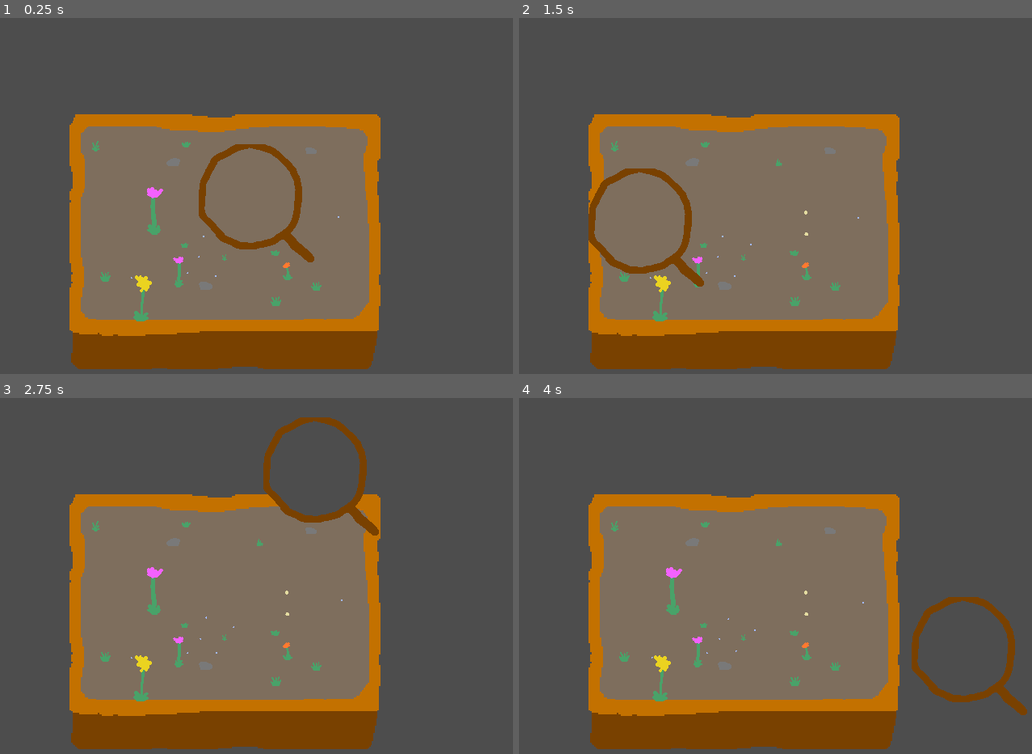
Above: before the commit, frames 1-4 (two rows, left to right).
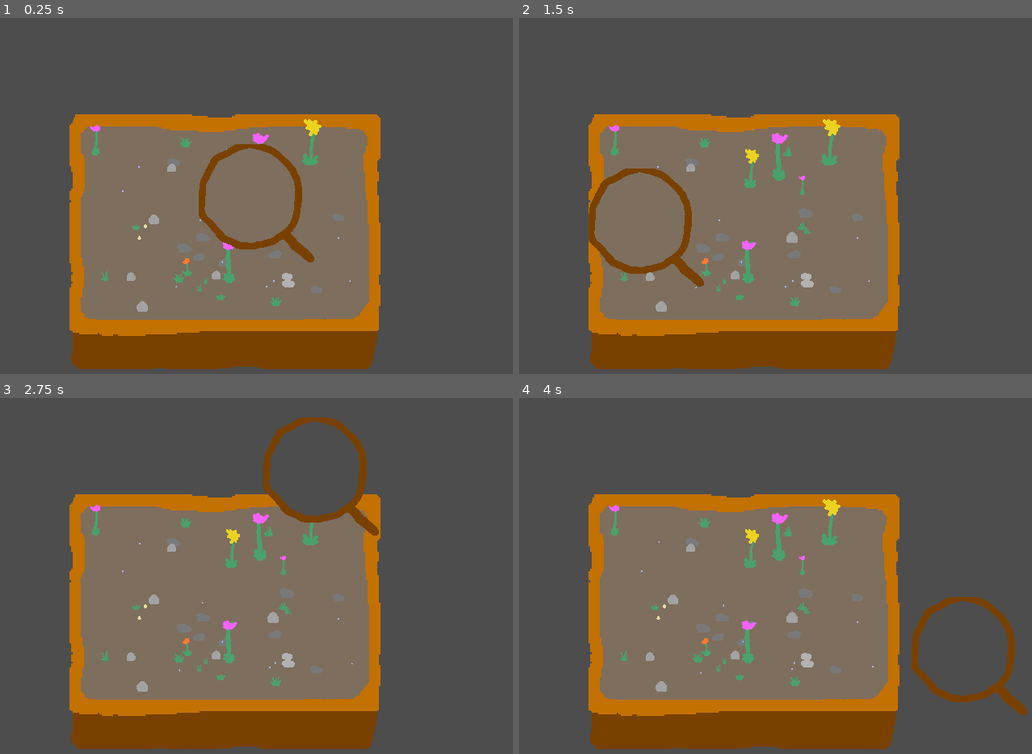
Above: after the commit, the same moments.

Repository: martindzejky/pot-life
Game: Godot game, scene res://main.tscn
The game is run twice, just before and just after one commit, with the same random seed, the same clock (stepped at 60 frames per second) and the same inputs.
Inputs (mouse positions are in pixels of both pictures, inside the frame that each line leads up to):
- Up to frame 1 (0.25 s): no input
- Up to frame 2 (1.5 s): tap Enter at 0.5 s; move the mouse to (955, 217) at 0.52 s; tap Space at 1.25 s; move the mouse to (683, 267) at 1.27 s
- Up to frame 3 (2.75 s): tap Enter at 2 s; move the mouse to (359, 515) at 2.02 s
- Up to frame 4 (4 s): tap Space at 2.75 s; move the mouse to (780, 718) at 2.77 s; tap Enter at 3.5 s; move the mouse to (1006, 693) at 3.52 s

The runs differ from the first frame. In frame 1, 1.8% of the frame differs, in the area x 17-69%, y 28-86%; in frame 2, 2.0%; in frame 3, 2.1%; in frame 4, 2.3%, in the area x 17-70%, y 28-86%.

Commit message:
add creature variations

Diff:
--- a/creature.gd
+++ b/creature.gd
@@ -42,7 +42,7 @@
         return
 
     $animation.play('idle')
-    $big/face/sprite/animation.play('happy') # TODO: based on hunger and health
+    $"big/face-offset/face/sprite/animation".play('happy') # TODO: based on hunger and health
     $"idle-timer".start(randf_range(1, 4))
 
 func idleProcess(_delta):
@@ -98,7 +98,7 @@
 func birthingStart():
 
     $animation.play('idle')
-    $big/face/sprite/animation.play('struggling')
+    $"big/face-offset/face/sprite/animation".play('struggling')
     $"birthing-timer".start(randf_range(6, 12))
 
 func birthingProcess(_delta):
--- a/creature.tscn
+++ b/creature.tscn
@@ -5,24 +5,24 @@
 [ext_resource type="Texture2D" uid="uid://cgwpiw2dm4wra" path="res://sprites/creature-big.png" id="2_blnmw"]
 [ext_resource type="Texture2D" uid="uid://cpxalxqkgxyky" path="res://sprites/face.png" id="4_oxd6a"]
 
+[sub_resource type="Animation" id="Animation_nudsn"]
+length = 0.001
+tracks/0/type = "value"
+tracks/0/imported = false
+tracks/0/enabled = true
+tracks/0/path = NodePath(".:frame")
+tracks/0/interp = 1
+tracks/0/loop_wrap = true
+tracks/0/keys = {
+"times": PackedFloat32Array(0),
+"transitions": PackedFloat32Array(1),
+"update": 1,
+"values": [0]
+}
+
 [sub_resource type="Animation" id="Animation_n2br8"]
 resource_name = "happy"
 loop_mode = 1
-tracks/0/type = "value"
-tracks/0/imported = false
-tracks/0/enabled = true
-tracks/0/path = NodePath(".:frame")
-tracks/0/interp = 1
-tracks/0/loop_wrap = true
-tracks/0/keys = {
-"times": PackedFloat32Array(0),
-"transitions": PackedFloat32Array(1),
-"update": 1,
-"values": [0]
-}
-
-[sub_resource type="Animation" id="Animation_nudsn"]
-length = 0.001
 tracks/0/type = "value"
 tracks/0/imported = false
 tracks/0/enabled = true
@@ -94,14 +94,14 @@
 tracks/1/type = "value"
 tracks/1/imported = false
 tracks/1/enabled = true
-tracks/1/path = NodePath("face:position")
+tracks/1/path = NodePath("face-offset/face:position")
 tracks/1/interp = 1
 tracks/1/loop_wrap = true
 tracks/1/keys = {
 "times": PackedFloat32Array(0),
 "transitions": PackedFloat32Array(1),
 "update": 0,
-"values": [Vector2(10, -10)]
+"values": [Vector2(0, 0)]
 }
 
 [sub_resource type="Animation" id="Animation_ahkxg"]
@@ -123,14 +123,14 @@
 tracks/1/type = "value"
 tracks/1/imported = false
 tracks/1/enabled = true
-tracks/1/path = NodePath("face:position")
+tracks/1/path = NodePath("face-offset/face:position")
 tracks/1/interp = 1
 tracks/1/loop_wrap = true
 tracks/1/keys = {
 "times": PackedFloat32Array(0, 0.8),
 "transitions": PackedFloat32Array(1, 1),
 "update": 1,
-"values": [Vector2(10, -10), Vector2(10, -8)]
+"values": [Vector2(0, 0), Vector2(0, 2)]
 }
 
 [sub_resource type="Animation" id="Animation_myl58"]
@@ -152,14 +152,14 @@
 tracks/1/type = "value"
 tracks/1/imported = false
 tracks/1/enabled = true
-tracks/1/path = NodePath("face:position")
+tracks/1/path = NodePath("face-offset/face:position")
 tracks/1/interp = 1
 tracks/1/loop_wrap = true
 tracks/1/keys = {
 "times": PackedFloat32Array(0, 0.2, 0.4, 0.6),
 "transitions": PackedFloat32Array(1, 1, 1, 1),
 "update": 1,
-"values": [Vector2(10, -10), Vector2(10, -8), Vector2(10, -10), Vector2(10, -8)]
+"values": [Vector2(0, 0), Vector2(0, 2), Vector2(0, 0), Vector2(0, 2)]
 }
 
 [sub_resource type="AnimationLibrary" id="AnimationLibrary_s2rmd"]
@@ -183,15 +183,17 @@
 texture = ExtResource("2_blnmw")
 hframes = 5
 
-[node name="face" type="Node2D" parent="big"]
+[node name="face-offset" type="Node2D" parent="big"]
 position = Vector2(10, -10)
 
-[node name="sprite" type="Sprite2D" parent="big/face"]
+[node name="face" type="Node2D" parent="big/face-offset"]
+
+[node name="sprite" type="Sprite2D" parent="big/face-offset/face"]
 scale = Vector2(0.7, 0.7)
 texture = ExtResource("4_oxd6a")
 hframes = 4
 
-[node name="animation" type="AnimationPlayer" parent="big/face/sprite"]
+[node name="animation" type="AnimationPlayer" parent="big/face-offset/face/sprite"]
 libraries = {
 "": SubResource("AnimationLibrary_groeh")
 }
--- /dev/null
+++ b/creature2.tscn
@@ -0,0 +1,12 @@
+[gd_scene load_steps=3 format=3 uid="uid://drbyfpmobkc1r"]
+
+[ext_resource type="PackedScene" uid="uid://3eeoattdm7pk" path="res://creature.tscn" id="1_a3j2n"]
+[ext_resource type="Texture2D" uid="uid://bc5caetrdl8gt" path="res://sprites/creature-big2.png" id="2_m3hci"]
+
+[node name="creature" instance=ExtResource("1_a3j2n")]
+
+[node name="big" parent="." index="1"]
+texture = ExtResource("2_m3hci")
+
+[node name="face-offset" parent="big" index="0"]
+position = Vector2(2, -10)
--- /dev/null
+++ b/creature3.tscn
@@ -0,0 +1,12 @@
+[gd_scene load_steps=3 format=3 uid="uid://b2g0vvfvviuwd"]
+
+[ext_resource type="PackedScene" uid="uid://3eeoattdm7pk" path="res://creature.tscn" id="1_5v7is"]
+[ext_resource type="Texture2D" uid="uid://b0q6hgh1482o2" path="res://sprites/creature-big3.png" id="2_jjxol"]
+
+[node name="creature" instance=ExtResource("1_5v7is")]
+
+[node name="big" parent="." index="1"]
+texture = ExtResource("2_jjxol")
+
+[node name="face-offset" parent="big" index="0"]
+position = Vector2(12, 2)
--- a/egg.tscn
+++ b/egg.tscn
@@ -1,8 +1,10 @@
-[gd_scene load_steps=8 format=3 uid="uid://dwvp01keji613"]
+[gd_scene load_steps=10 format=3 uid="uid://dwvp01keji613"]
 
 [ext_resource type="Script" path="res://egg.gd" id="1_b3l4u"]
 [ext_resource type="PackedScene" uid="uid://3eeoattdm7pk" path="res://creature.tscn" id="2_x32em"]
 [ext_resource type="Texture2D" uid="uid://dsgrti54luam0" path="res://sprites/egg.png" id="3_hfap3"]
+[ext_resource type="PackedScene" uid="uid://drbyfpmobkc1r" path="res://creature2.tscn" id="3_loxjs"]
+[ext_resource type="PackedScene" uid="uid://b2g0vvfvviuwd" path="res://creature3.tscn" id="4_onbxq"]
 
 [sub_resource type="Animation" id="Animation_ng3qu"]
 length = 0.001
@@ -123,7 +125,7 @@
 
 [node name="egg" type="Node2D"]
 script = ExtResource("1_b3l4u")
-creatures = Array[PackedScene]([ExtResource("2_x32em")])
+creatures = Array[PackedScene]([ExtResource("2_x32em"), ExtResource("3_loxjs"), ExtResource("4_onbxq")])
 
 [node name="rotation" type="Node2D" parent="."]
 
--- a/pot.tscn
+++ b/pot.tscn
@@ -27,7 +27,7 @@
 [node name="spawner" type="Node" parent="inside" node_paths=PackedStringArray("bounds") groups=["spawner"]]
 script = ExtResource("2_di1ca")
 bounds = NodePath("../bounds")
-grassObjects = Array[PackedScene]([ExtResource("2_b78c6"), ExtResource("4_51yba"), ExtResource("5_2lk54")])
+grassObjects = Array[PackedScene]([ExtResource("2_b78c6"), ExtResource("4_51yba"), ExtResource("5_2lk54"), ExtResource("5_2lk54"), ExtResource("5_2lk54")])
 egg = ExtResource("7_br2l4")
 
 [node name="timer" type="Timer" parent="inside/spawner"]
--- a/spawner.gd
+++ b/spawner.gd
@@ -9,7 +9,7 @@
 func _ready():
 
     # grass
-    for i in range(randi_range(10, 20)):
+    for i in range(randi_range(30, 40)):
         var object := grassObjects.pick_random().instantiate() as Node2D
         spawnInBounds(object)
 
Binary file changed: sprites/creature-big.aseprite
Binary file added: sprites/creature-big2.png
Not shown, added: sprites/creature-big2.png.import
Binary file added: sprites/creature-big3.png
Not shown, added: sprites/creature-big3.png.import
